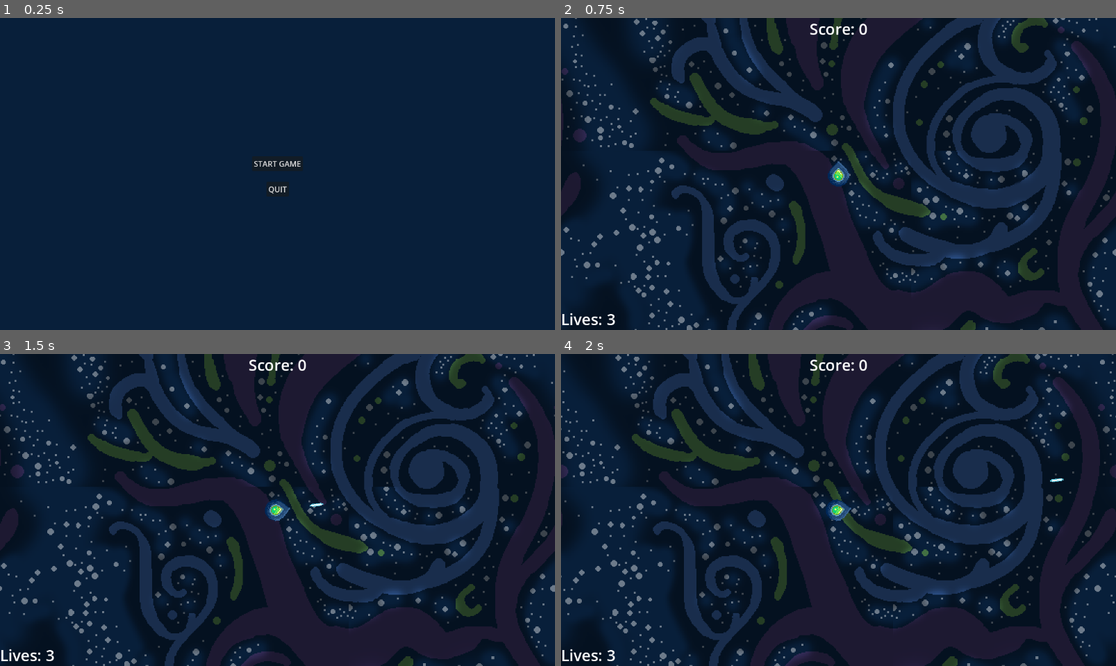
Above: before the commit, frames 1-4 (two rows, left to right).
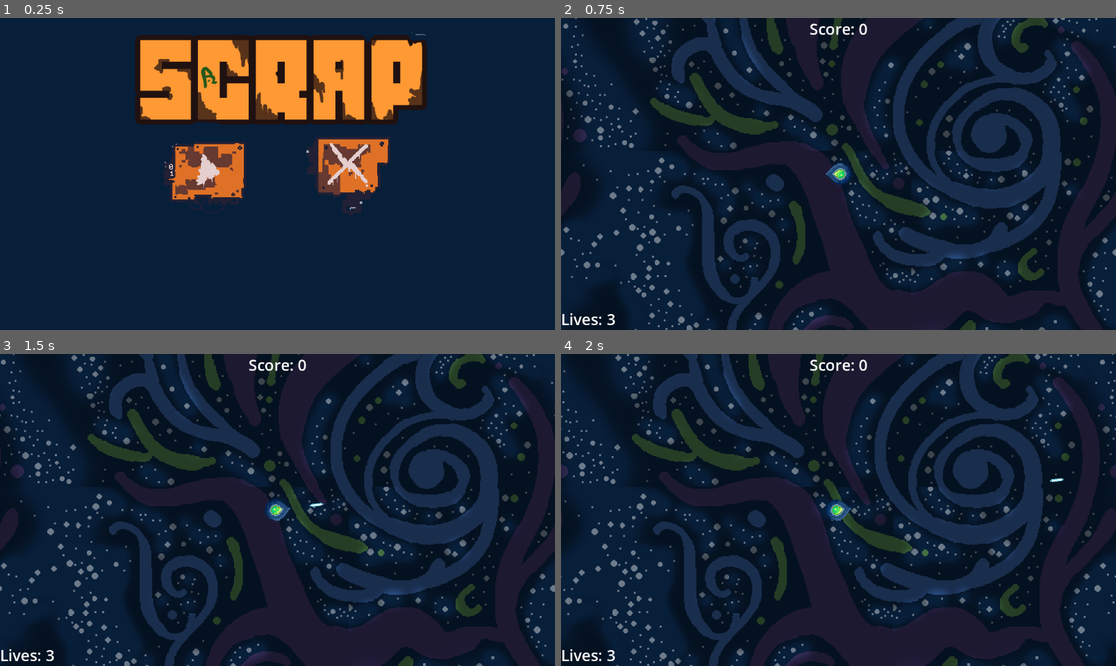
Above: after the commit, the same moments.

Repository: Vidra9/Scrap
Game: Godot game, scene res://scenes/main.tscn
Same seed, same stepped clock (60 frames per second), same inputs: the game is played once before the commit and once after it.
Inputs (mouse positions are in pixels of both pictures, inside the frame that each line leads up to; where the layout moved, square brackets give the same spot in the first picture):
- Up to frame 1 (0.25 s): no input
- Up to frame 2 (0.75 s): click (766, 174) [838, 164] at 0.5 s
- Up to frame 3 (1.5 s): tap Enter at 1.25 s; move the mouse to (399, 494) at 1.27 s; hold D (right) from 1.28 s (still down); tap Space (shoot) at 1.35 s; click (399, 494) at 1.42 s
- Up to frame 4 (2 s): keep holding D (right)

The runs differ from the first frame. In frame 1, 20% of the frame differs, in the area x 24-77%, y 4-64%; in frame 2, 0.2%; in frame 3, nothing differs; in frame 4, nothing differs.

Commit message:
submission version

Diff:
--- a/scenes/ui/game_over.tscn
+++ b/scenes/ui/game_over.tscn
@@ -1,8 +1,16 @@
-[gd_scene load_steps=4 format=3 uid="uid://boauivelqg6pe"]
+[gd_scene load_steps=8 format=3 uid="uid://boauivelqg6pe"]
 
 [ext_resource type="Script" path="res://scripts/game_over.gd" id="1_d43cv"]
 [ext_resource type="Texture2D" uid="uid://b7lr1kpppumb4" path="res://assets/mm_background.png" id="2_k6q82"]
 [ext_resource type="AudioStream" uid="uid://bcmgmf53ptbps" path="res://assets/sounds/mainMenu-calmMusic.mp3" id="3_l8klr"]
+[ext_resource type="Texture2D" uid="uid://gi82jgdwtyqe" path="res://assets/retry_button.png" id="3_l28la"]
+[ext_resource type="Texture2D" uid="uid://xb0o5mvdwu3h" path="res://assets/quit_button.png" id="4_xm7f0"]
+
+[sub_resource type="StyleBoxTexture" id="StyleBoxTexture_r8wlg"]
+texture = ExtResource("3_l28la")
+
+[sub_resource type="StyleBoxTexture" id="StyleBoxTexture_d81cs"]
+texture = ExtResource("4_xm7f0")
 
 [node name="GameOver" type="CanvasLayer"]
 script = ExtResource("1_d43cv")
@@ -22,11 +30,12 @@
 anchor_right = 0.5
 anchor_bottom = 0.5
 offset_left = -46.0
-offset_top = -45.5
+offset_top = -194.0
 offset_right = 46.0
-offset_bottom = -22.5
+offset_bottom = -171.0
 grow_horizontal = 2
 grow_vertical = 2
+theme_override_font_sizes/font_size = 48
 text = "GAME OVER"
 
 [node name="Score" type="Label" parent="."]
@@ -36,12 +45,13 @@
 anchor_right = 0.5
 anchor_bottom = 0.5
 offset_left = -24.0
-offset_top = -11.5
+offset_top = -111.5
 offset_right = 24.0
-offset_bottom = 11.5
+offset_bottom = -88.5
 grow_horizontal = 2
 grow_vertical = 2
 size_flags_horizontal = 4
+theme_override_font_sizes/font_size = 32
 text = "Score:"
 
 [node name="TryAgain" type="Button" parent="."]
@@ -50,14 +60,17 @@
 anchor_top = 0.5
 anchor_right = 0.5
 anchor_bottom = 0.5
-offset_left = -46.0
-offset_top = 52.0
-offset_right = 46.0
-offset_bottom = 83.0
+offset_left = -258.0
+offset_top = -31.0
+offset_right = -82.0
+offset_bottom = 145.0
 grow_horizontal = 2
 grow_vertical = 2
-text = "TRY AGAIN
-"
+tooltip_text = "Try Again"
+theme_override_styles/focus = SubResource("StyleBoxTexture_r8wlg")
+theme_override_styles/hover = SubResource("StyleBoxTexture_r8wlg")
+theme_override_styles/pressed = SubResource("StyleBoxTexture_r8wlg")
+theme_override_styles/normal = SubResource("StyleBoxTexture_r8wlg")
 
 [node name="Quit" type="Button" parent="."]
 anchors_preset = 8
@@ -65,14 +78,17 @@
 anchor_top = 0.5
 anchor_right = 0.5
 anchor_bottom = 0.5
-offset_left = -21.0
-offset_top = 109.0
-offset_right = 21.0
-offset_bottom = 140.0
+offset_left = 102.0
+offset_top = -31.0
+offset_right = 278.0
+offset_bottom = 145.0
 grow_horizontal = 2
 grow_vertical = 2
-text = "Quit
-"
+tooltip_text = "Quit"
+theme_override_styles/focus = SubResource("StyleBoxTexture_d81cs")
+theme_override_styles/hover = SubResource("StyleBoxTexture_d81cs")
+theme_override_styles/pressed = SubResource("StyleBoxTexture_d81cs")
+theme_override_styles/normal = SubResource("StyleBoxTexture_d81cs")
 
 [node name="AudioStreamPlayer2D" type="AudioStreamPlayer2D" parent="."]
 stream = ExtResource("3_l8klr")
--- a/scenes/ui/main menu.tscn
+++ b/scenes/ui/main menu.tscn
@@ -1,8 +1,17 @@
-[gd_scene load_steps=4 format=3 uid="uid://chrx3g350ke3y"]
+[gd_scene load_steps=9 format=3 uid="uid://chrx3g350ke3y"]
 
 [ext_resource type="Script" path="res://scripts/main_menu.gd" id="1_hn5ax"]
 [ext_resource type="Texture2D" uid="uid://b7lr1kpppumb4" path="res://assets/mm_background.png" id="2_ikeru"]
+[ext_resource type="Texture2D" uid="uid://qs166gtuuqnv" path="res://assets/play_button.png" id="3_g04qr"]
 [ext_resource type="AudioStream" uid="uid://bcmgmf53ptbps" path="res://assets/sounds/mainMenu-calmMusic.mp3" id="3_it2cw"]
+[ext_resource type="Texture2D" uid="uid://xb0o5mvdwu3h" path="res://assets/quit_button.png" id="4_5ruvn"]
+[ext_resource type="Texture2D" uid="uid://cda6tni6qfwcy" path="res://assets/sprite.png" id="6_losa5"]
+
+[sub_resource type="StyleBoxTexture" id="StyleBoxTexture_bpcjx"]
+texture = ExtResource("3_g04qr")
+
+[sub_resource type="StyleBoxTexture" id="StyleBoxTexture_d81cs"]
+texture = ExtResource("4_5ruvn")
 
 [node name="MainMenu" type="CanvasLayer"]
 follow_viewport_enabled = true
@@ -22,15 +31,19 @@
 anchor_top = 0.5
 anchor_right = 0.5
 anchor_bottom = 0.5
-offset_left = -53.0
-offset_top = -37.5
-offset_right = 53.0
-offset_bottom = -6.5
+offset_left = -236.0
+offset_top = -88.0
+offset_right = -60.0
+offset_bottom = 88.0
 grow_horizontal = 2
 grow_vertical = 2
 size_flags_horizontal = 4
 size_flags_vertical = 4
-text = "START GAME"
+tooltip_text = "Start Game
+"
+theme_override_styles/hover = SubResource("StyleBoxTexture_bpcjx")
+theme_override_styles/pressed = SubResource("StyleBoxTexture_bpcjx")
+theme_override_styles/normal = SubResource("StyleBoxTexture_bpcjx")
 
 [node name="Quit" type="Button" parent="."]
 anchors_preset = 8
@@ -38,21 +51,29 @@
 anchor_top = 0.5
 anchor_right = 0.5
 anchor_bottom = 0.5
-offset_left = -23.5
-offset_top = 15.5
-offset_right = 23.5
-offset_bottom = 46.5
+offset_left = 58.0
+offset_top = -88.0
+offset_right = 234.0
+offset_bottom = 88.0
 grow_horizontal = 2
 grow_vertical = 2
 size_flags_horizontal = 4
 size_flags_vertical = 4
-text = "QUIT
-"
+tooltip_text = "Quit Game"
+theme_override_styles/focus = SubResource("StyleBoxTexture_d81cs")
+theme_override_styles/hover = SubResource("StyleBoxTexture_d81cs")
+theme_override_styles/pressed = SubResource("StyleBoxTexture_d81cs")
+theme_override_styles/normal = SubResource("StyleBoxTexture_d81cs")
 
 [node name="AudioStreamPlayer2D" type="AudioStreamPlayer2D" parent="."]
 stream = ExtResource("3_it2cw")
 parameters/looping = true
 
+[node name="title" type="Sprite2D" parent="."]
+position = Vector2(590, 130)
+scale = Vector2(0.7, 0.7)
+texture = ExtResource("6_losa5")
+
 [connection signal="visibility_changed" from="." to="." method="_on_visibility_changed"]
 [connection signal="pressed" from="StartGame" to="." method="_on_start_game_pressed"]
 [connection signal="pressed" from="Quit" to="." method="_on_quit_pressed"]
Binary file added: assets/buttons.png
Not shown, added: assets/buttons.png.import
Binary file added: assets/play_button.png
Not shown, added: assets/play_button.png.import
Binary file added: assets/quit_button.png
Not shown, added: assets/quit_button.png.import
Binary file added: assets/retry_button.png
Not shown, added: assets/retry_button.png.import
Binary file added: assets/sprite.png
Not shown, added: assets/sprite.png.import
Not shown, changed: export_presets.cfg
